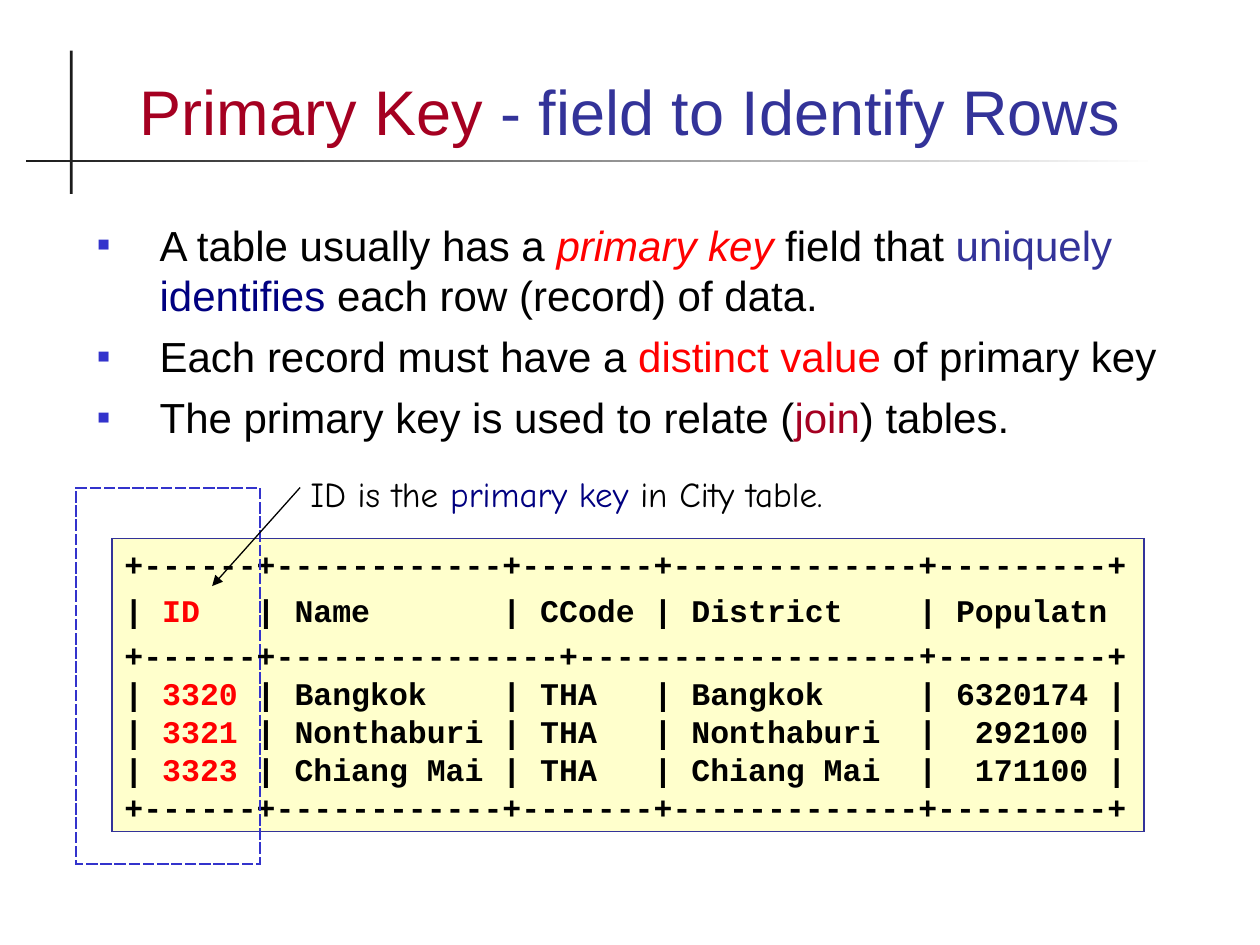
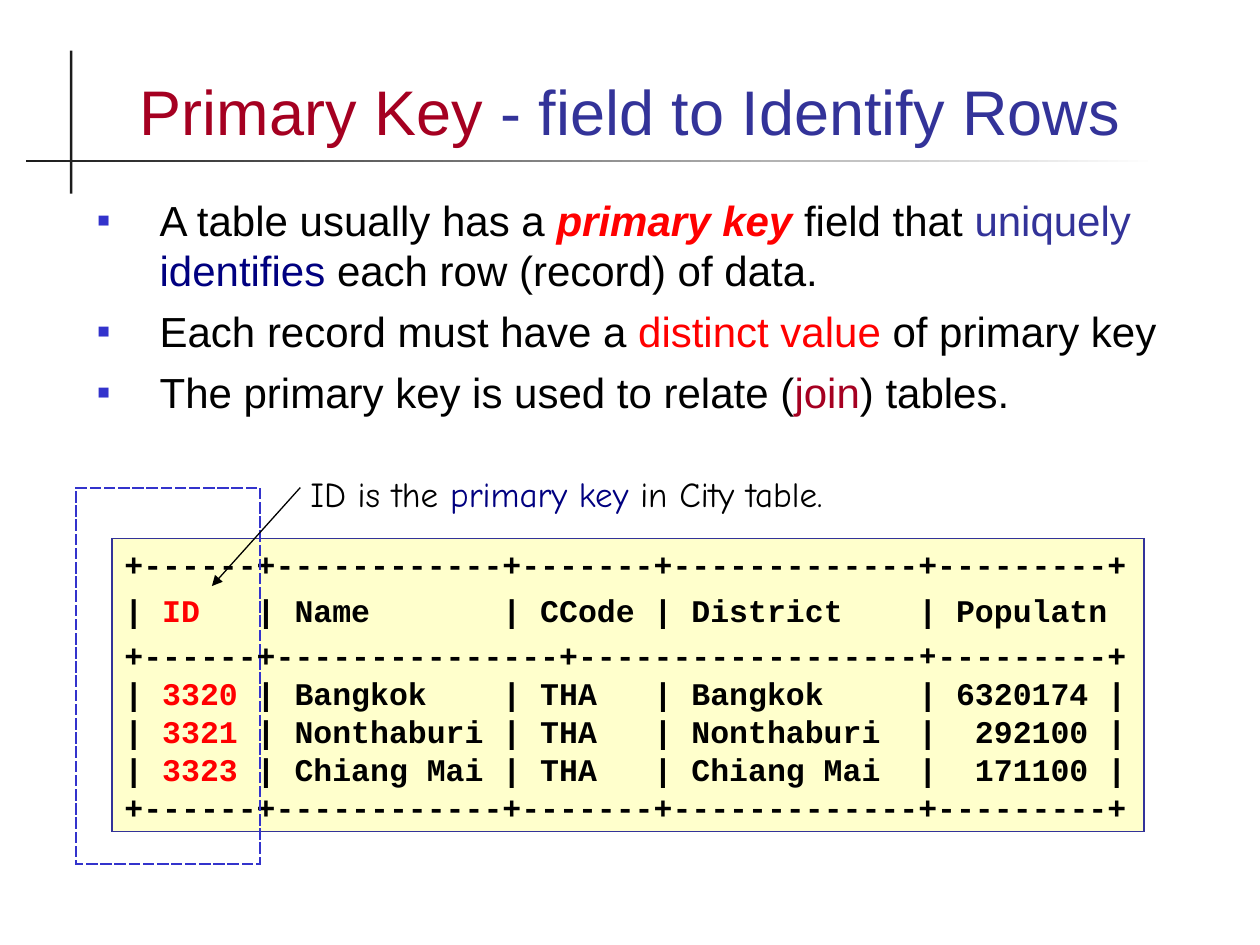
Before and after one commit to skeoop/skeoop.github.io, a slide deck: slide 6 of database/1-Database-Introduction.ppt. Drawn at 1260x945 pixels with LibreOffice and Linux fonts; fonts in the diff are those of the drawing. Boxes give left, top, right and bottom in pixels: in the first picture for what was removed or moved away, otherwise in the second. Text is boxed around its words. In the diff, an @@ line names an element or a change of style, - is before the commit and + after.

```diff
--- a/database/1-Database-Introduction.ppt
+++ b/database/1-Database-Introduction.ppt
@@ text "A table usually has a ...": place and size @@
-text "A table usually has a ..." at (160,230,1156,441)
+text "A table usually has a ..." at (160,205,1156,416)
@@ text at (160,205,1131,295): bold on in "primary key" @@
```
Also in this commit, not shown: 8 other slides changed, 1 slide added, 7 other files.
